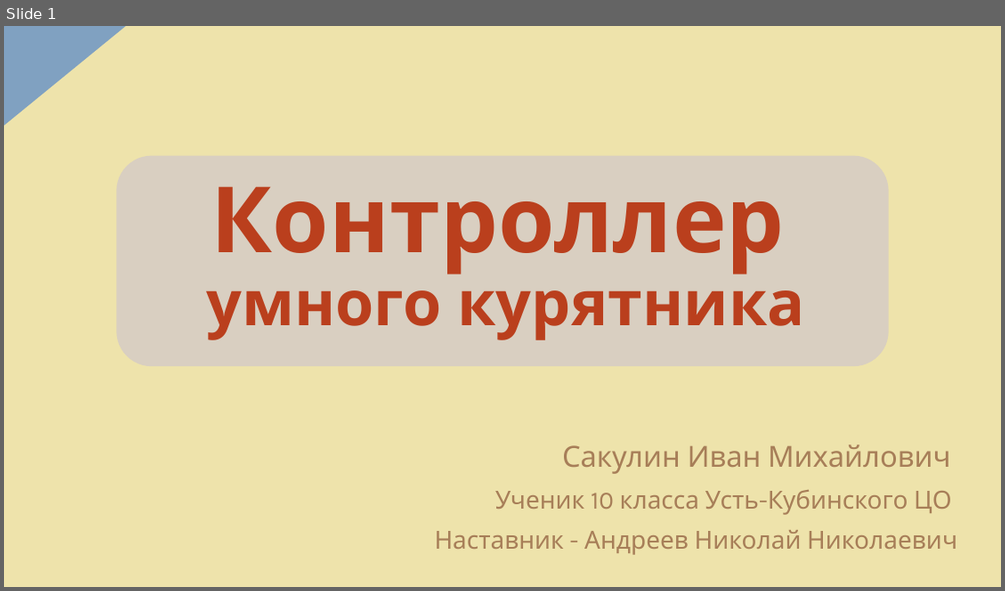
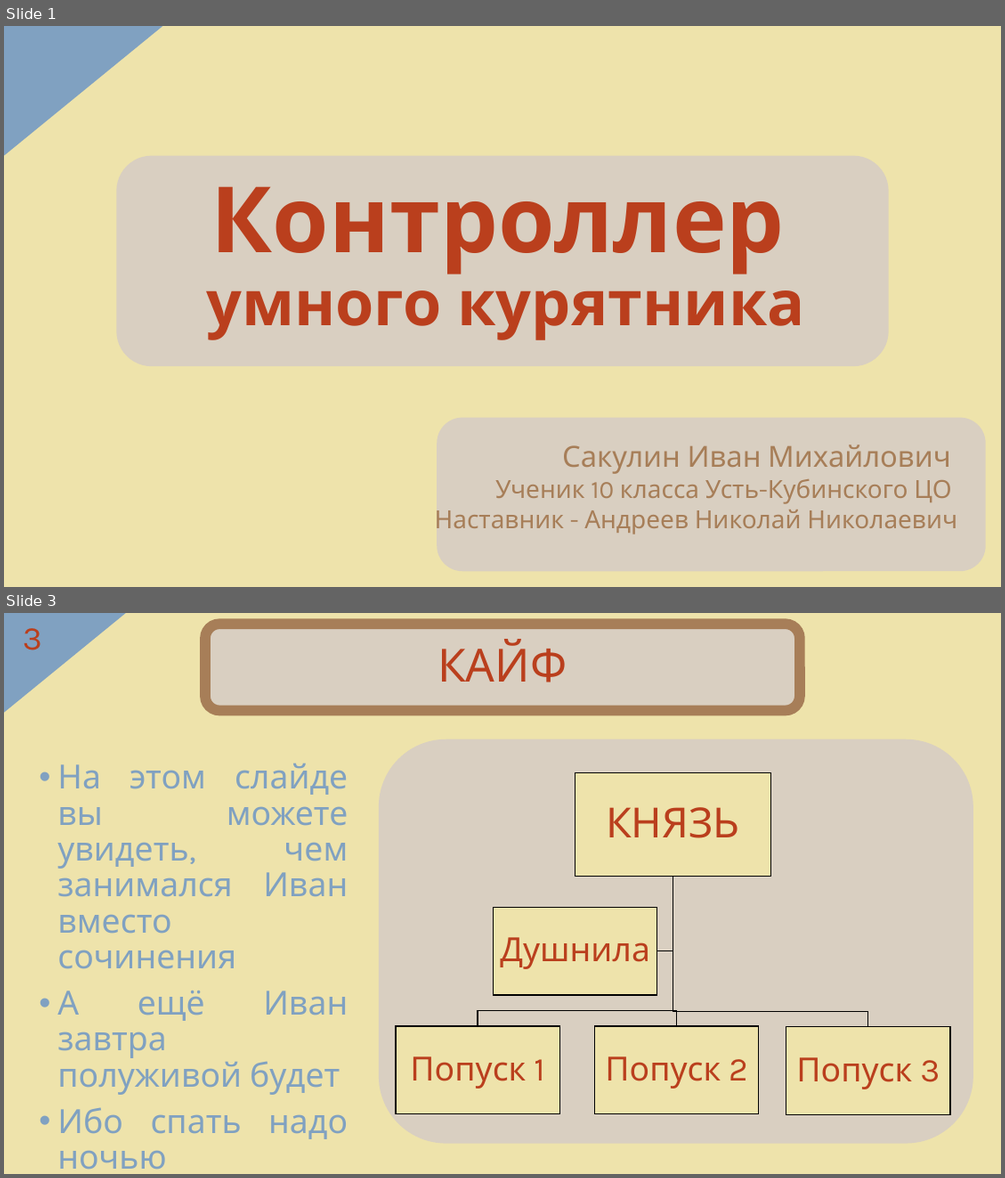
Before and after one commit to OneTwoZzzPlus/chicken, a slide deck: SChickenPresent-SakulinIM.pptx. Shown one above the other, each under a label of ours: slide 1 before the commit, slides 1 and 3 after it; the slides between them are not shown. The pictures are 1005x591 and 1005x1178 pixels, drawn with LibreOffice and Linux fonts; fonts in the diff are those of the drawing. Boxes give left, top, right and bottom in pixels: in the first picture for what was removed or moved away, otherwise in the second. Text is boxed around its words. In the diff, an @@ line names an element or a change of style, - is before the commit and + after.

```diff
--- a/SChickenPresent-SakulinIM.pptx
+++ b/SChickenPresent-SakulinIM.pptx
@@ slide 3 added at box(4, 613, 1001, 1174), background #EEE3AB; not listed: 1 template element that a slide beside it also shows @@
@@ page number added at box(23, 628, 42, 650), 32 pt, text #BA3F1D @@
+3
@@ rounded rectangle added at box(205, 625, 800, 711), fill #D9CFC1, outline #A77E58 10 pt @@
@@ title added at box(437, 640, 566, 682), 44 pt, text #BA3F1D @@
+КАЙФ
@@ rounded rectangle added at box(379, 739, 973, 1143), fill #D9CFC1 @@
@@ text added at box(57, 763, 348, 1139), 32 pt, text #80A1C1 @@
+• На этом слайде вы можете увидеть, чем занимался Иван вместо сочинения
+• А ещё Иван завтра полуживой будет
+• Ибо спать надо ночью
@@ group added at box(396, 772, 950, 1115): 5 rectangles, 5 texts, 4 freeform shapes @@
+КНЯЗЬ
+Попуск 1
+Попуск 2
+Попуск 3
+Душнила
@@ slide 1 changed as well @@
@@ right triangle removed at box(4, 26, 126, 126) @@
@@ right triangle added at box(4, 26, 126, 126), fill #80A1C1 @@
@@ right triangle added at box(4, 26, 162, 156), fill #80A1C1 @@
@@ rounded rectangle added at box(437, 417, 986, 572), fill #D9CFC1 @@
```
Also in this commit, not shown: 1 other slide added, 1 slide removed.
